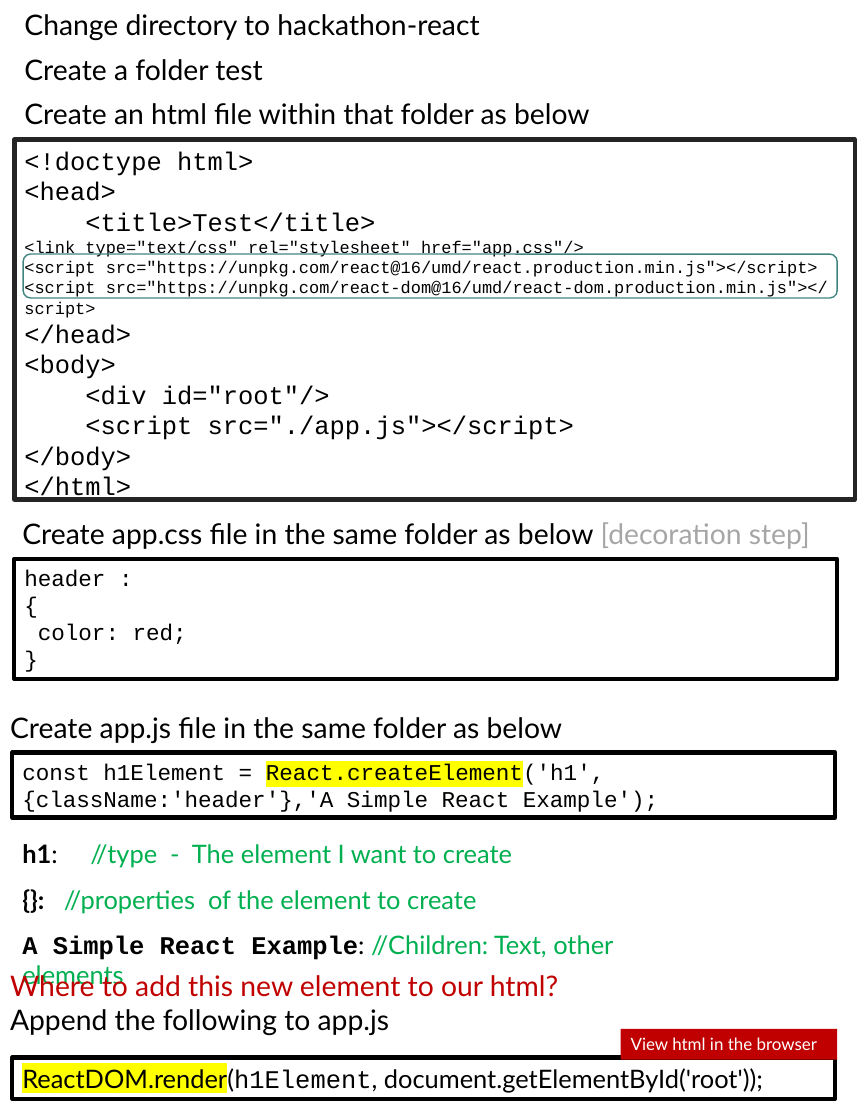
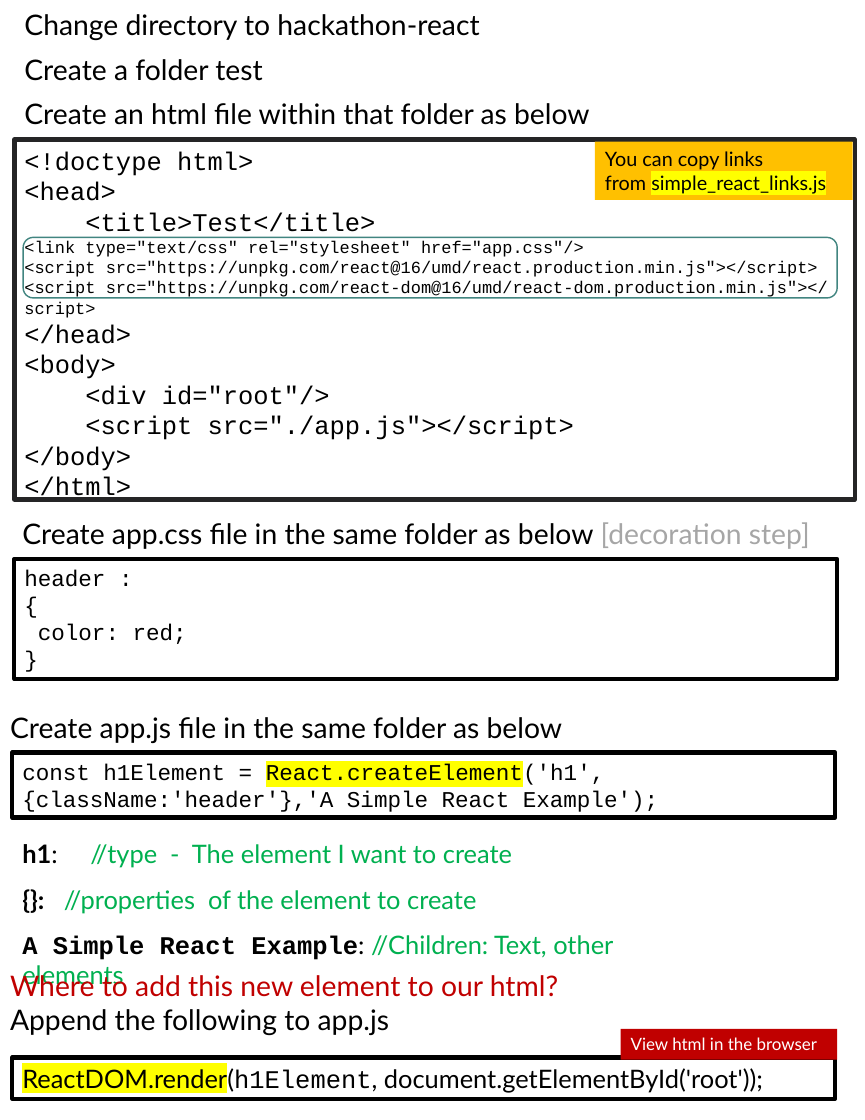
Before and after one commit to scorpion0511/mytracker, a slide deck: slide 17 of doc/React.pptx. Drawn at 865x1120 pixels with LibreOffice and Linux fonts; fonts in the diff are those of the drawing. Boxes give left, top, right and bottom in pixels: in the first picture for what was removed or moved away, otherwise in the second. Text is boxed around its words. In the diff, an @@ line names an element or a change of style, - is before the commit and + after.

```diff
--- a/doc/React.pptx
+++ b/doc/React.pptx
@@ rectangle added at bbox=[595, 141, 853, 199], fill #FFC000, 14 pt, text #000000 @@
+You can copy links
+from simple_react_links.js
@@ rounded rectangle: place and size @@
-rounded rectangle at bbox=[23, 254, 838, 298]
+rounded rectangle at bbox=[23, 237, 838, 297]
```
Also in this commit, not shown: 3 other slides changed, 1 slide added.
